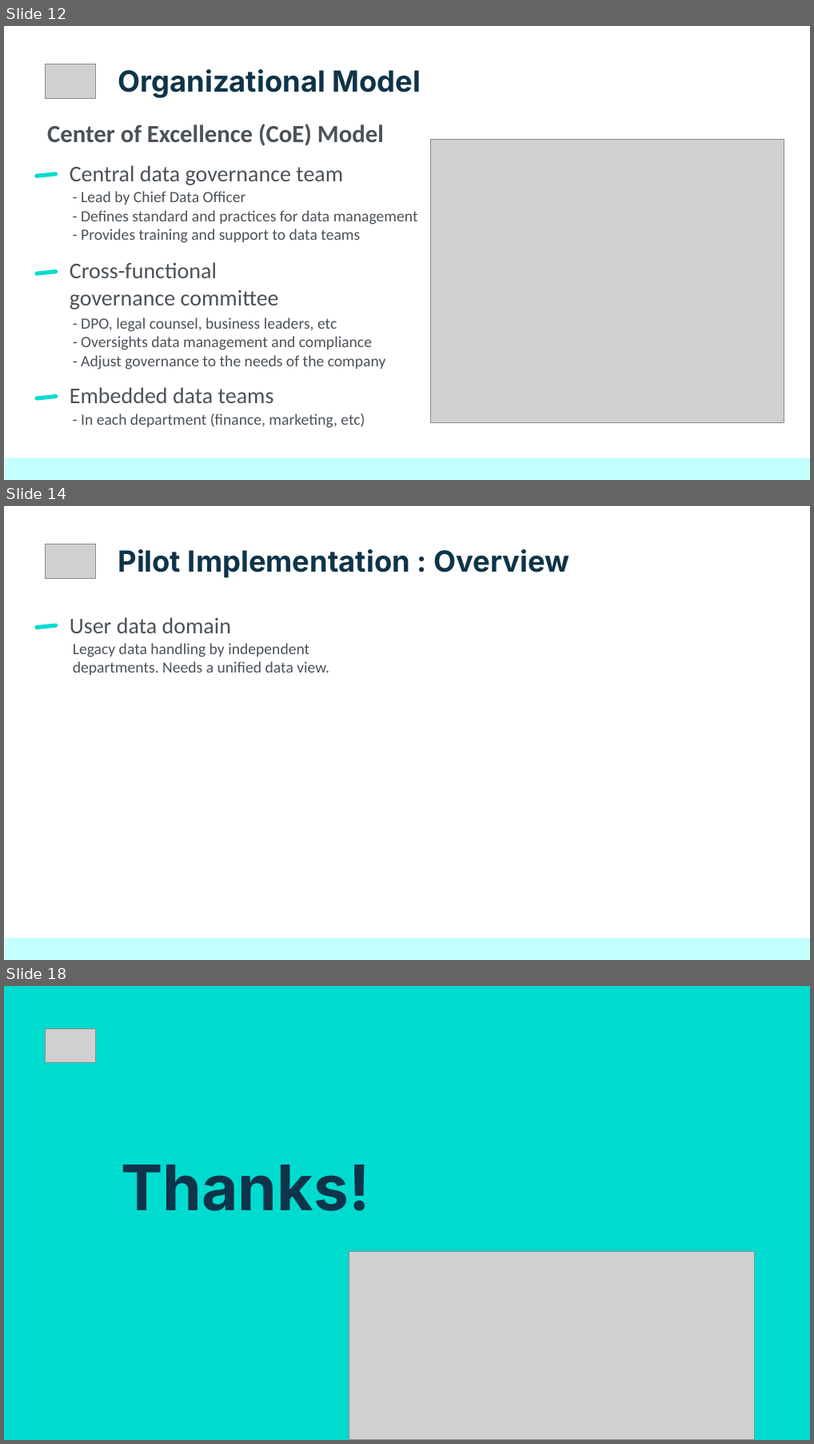
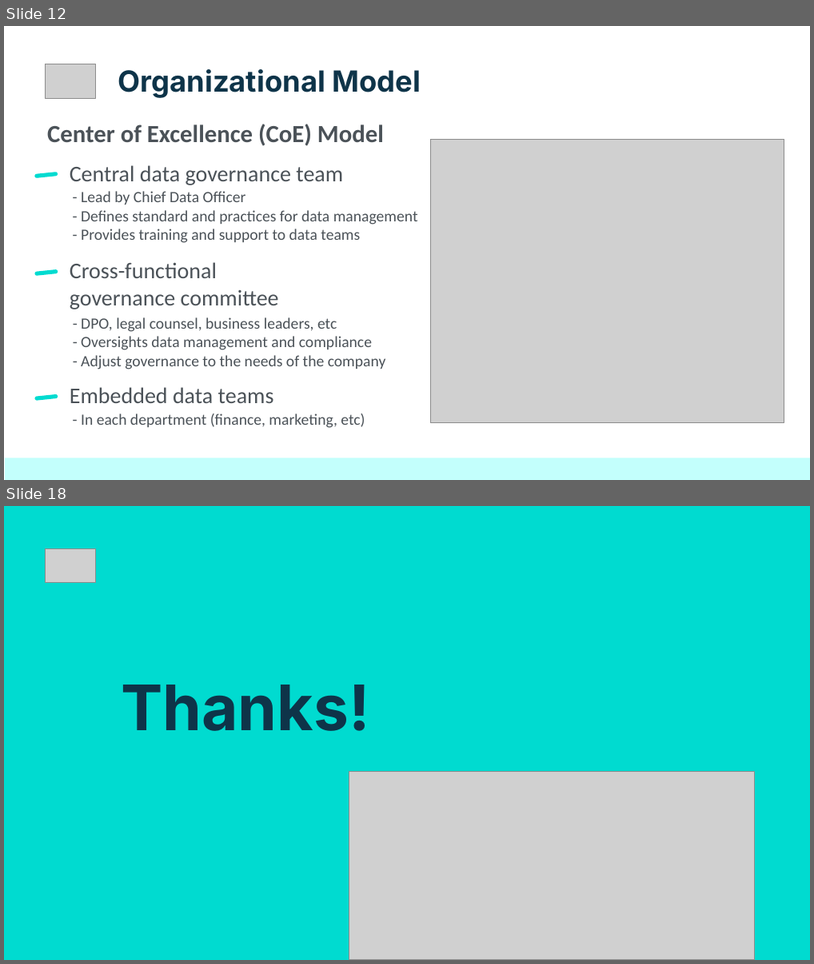
Before and after one commit to netesf13d/jedha-projects, a slide deck: 2-01-Spotify_Data_Governance/presentation/Presentation - 2-01 - Spotify Data Governance.odp. Shown one above the other, each under a label of ours: slides 12, 14 and 18 before the commit, slides 12 and 18 after it; the slides between them are not shown. The pictures are 814x1444 and 814x964 pixels, drawn with LibreOffice and Linux fonts; fonts in the diff are those of the drawing; grey boxes stand for pictures. Boxes give left, top, right and bottom in pixels: in the first picture for what was removed or moved away, otherwise in the second. Text is boxed around its words. In the diff, an @@ line names an element or a change of style, - is before the commit and + after.

```diff
--- a/2-01-Spotify_Data_Governance/presentation/Presentation - 2-01 - Spotify Data Governance.odp
+++ b/2-01-Spotify_Data_Governance/presentation/Presentation - 2-01 - Spotify Data Governance.odp
@@ slide 14 removed at (4, 506, 810, 960), background #FFFFFF @@
@@ picture removed at (45, 544, 96, 578) @@
@@ title removed at (118, 549, 570, 578) @@
-Pilot Implementation : Overview
@@ rounded rectangle removed at (34, 624, 58, 630) @@
@@ title removed at (70, 617, 231, 633) @@
-User data domain
@@ title removed at (73, 643, 330, 675) @@
-Legacy data handling by independent departments. Needs a unified data view.
@@ rectangle removed at (5, 937, 810, 959) @@
```
Also in this commit, not shown: 4 slides changed, 5 slides added, 4 other slides removed, 4 other files.
